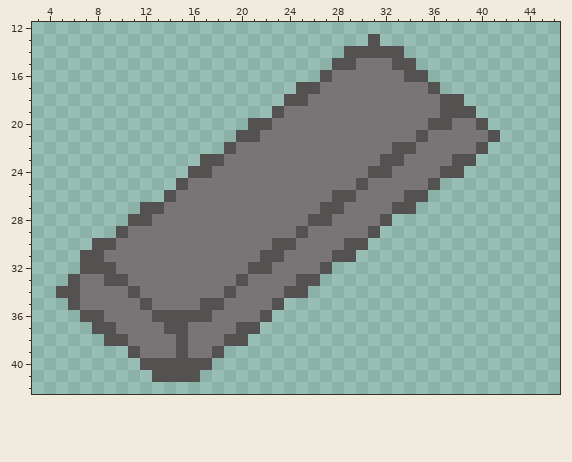
Edited in one commit: pixel-art sprite (sprite/ironingot.png). The picture above is the old version.
The file is 50x50 pixels. Colours within 5 levels of each other are drawn and written as one. Shown: x 3..46, y 12..42.
Once edited:
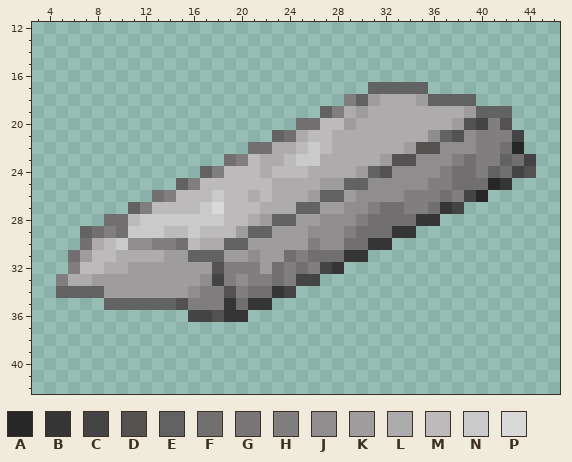
Palette (. is transparent): A #262626  B #353535  C #444444  D #545151  E #626262  F #716f6f  G #797475  H #807e7e  J #8f8d8d  K #9e9c9c  L #adabab  M #bcbaba  N #cbcaca  P #dad9d9
From old to new:
@@ x 3..46 @@
 12 ............................................
-13 ............................D...............
-14 ..........................DDDDD.............
-15 .........................DDGGGDD............
-16 ........................DGGGGGGDD...........
-17 ......................DDGGGGGGGGGD..........
-18 .....................DDGGGGGGGGGGGDD........
-19 ....................DGGGGGGGGGGGGGDDD.......
-20 ..................DDGGGGGGGGGGGGGDDGGD......
-21 .................DDGGGGGGGGGGGGGDGGGGGD.....
-22 ................DGGGGGGGGGGGGGDDGGGGGD......
-23 ..............DDGGGGGGGGGGGGGDDGGGGDD.......
-24 .............DDGGGGGGGGGGGGGDDGGGGDD........
-25 ............DGGGGGGGGGGGGGGDGGGGGD..........
-26 ...........DGGGGGGGGGGGGGDDGGGGDD...........
-27 .........DDGGGGGGGGGGGGGDDGGGGDD............
-28 ........DDGGGGGGGGGGGGGDDGGGGD..............
-29 .......DGGGGGGGGGGGGGGDGGGGGD...............
-30 .....DDGGGGGGGGGGGGGDDGGGGDD................
-31 ....DDGGGGGGGGGGGGGDDGGGGDD.................
-32 ....DDDGGGGGGGGGGGDDGGGGD...................
-33 ...DGGDDGGGGGGGGGDGGGGDD....................
-34 ..DDGGGGDGGGGGGGDGGGGDD.....................
-35 ...DGGGGGDGGGGDDGGGGD.......................
-36 ....DDGGGGDDDDDGGGGD........................
-37 .....DDGGGGDDGGGGDD.........................
-38 ......DDGGGGDGGGDD..........................
-39 ........DGGGDGGD............................
-40 .........DDDDDD.............................
-41 ..........DDDD..............................
+13 ............................................
+14 ............................................
+15 ............................................
+16 ............................................
+17 ............................EEEEE...........
+18 ..........................HEKLLLKEEEE.......
+19 ........................EHLKLLLLLLLLKEEE....
+20 ......................FFMMKLLLLLLLLKDCHD....
+21 ....................EFLMMLLLLLLLLJEDJHHHC...
+22 ..................FFLLMNMLLLLLLKDDJJJHHFA...
+23 ................FHMLLMNNLLLLLKDDJJJHFHHEFC..
+24 ..............EHMMMLMMMLLLLKEDJJJJHFFHEFCD..
+25 ............EHMMMMMMLLLLKKEEJJJJJHHFFFAB....
+26 ..........FHMMMNMMLMLLLKEEKJJJJHHHFHCA......
+27 ........EHMMMMNPMMMLLLEEKKJJHFFHHFBC........
+28 ......FFMNNNNNNNMMLKEEKKJJJHFFFFBB..........
+29 ....EFHFNNNMMNMMMKEEKKKJJJHFFFBB............
+30 ....FLMNJJHHFMLLEEKKKKKHJJFFBB..............
+31 ...FKMMLLLLKKEEEKKJKKFHFFFBB................
+32 ...HMMLLKKKKKKKDHHHKFHFHCB..................
+33 ..HLLKKKKKKKKKJCHJHHFHCC....................
+34 ..EEEEKKKKKKKJHHDHFFBC......................
+35 ......EEEEEEDHHHBFBB........................
+36 .............CCDBB..........................
+37 ............................................
+38 ............................................
+39 ............................................
+40 ............................................
+41 ............................................
 42 ............................................
Pixel boxes of the changes (left, top, right, bottom) in both pictures:
changed: (56, 34, 536, 382)
